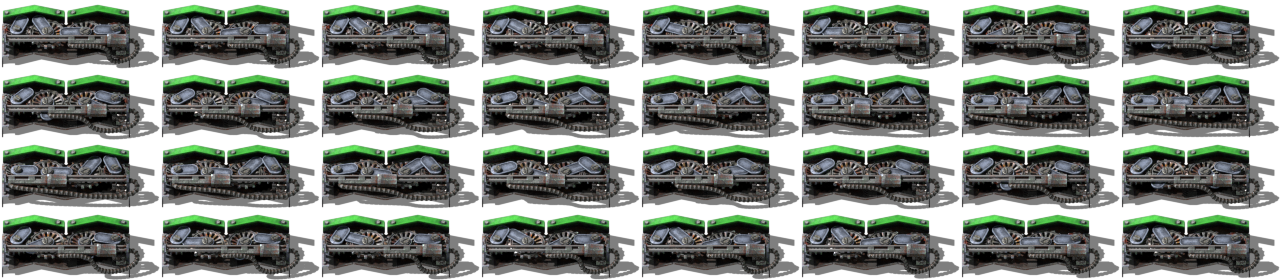
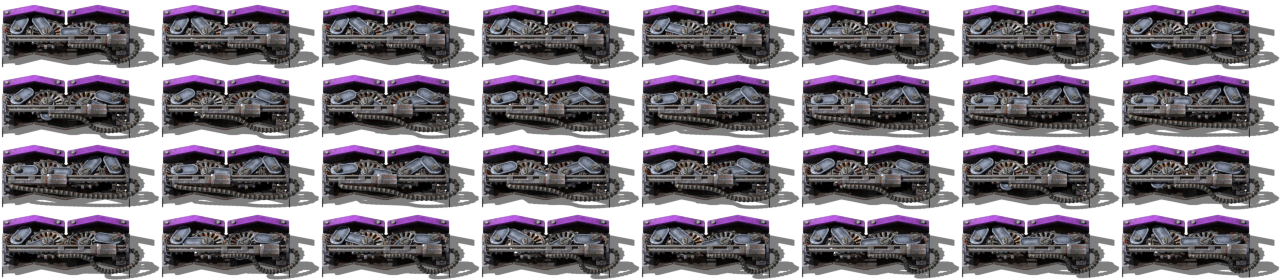
Layered file, before and after one edit (1280×280). Changes by layer:
added layer "tier 6" above "tier 5" over [2, 4, 1259, 273]
hid "tier 4" over [2, 4, 1259, 273]
